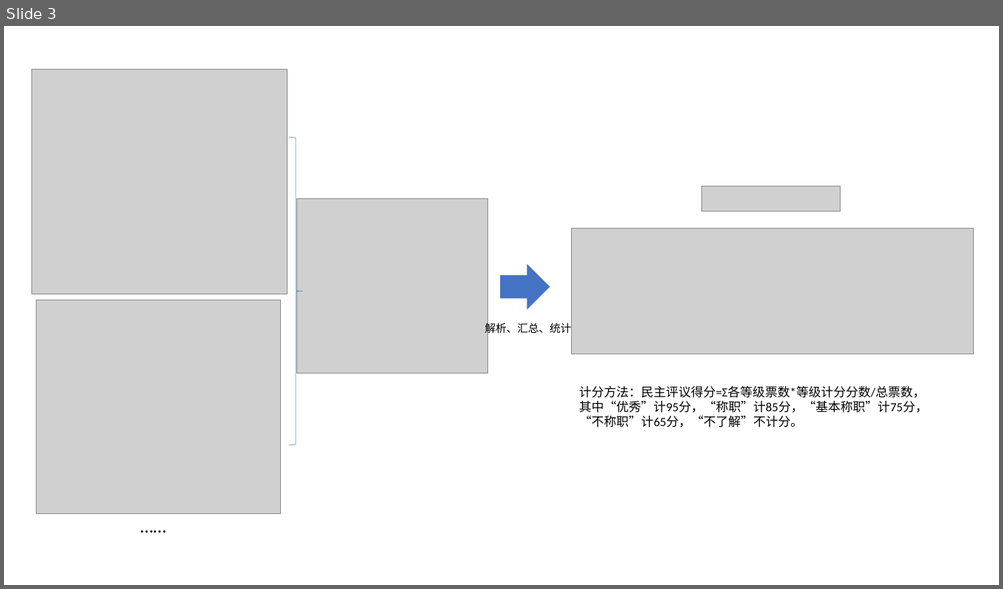
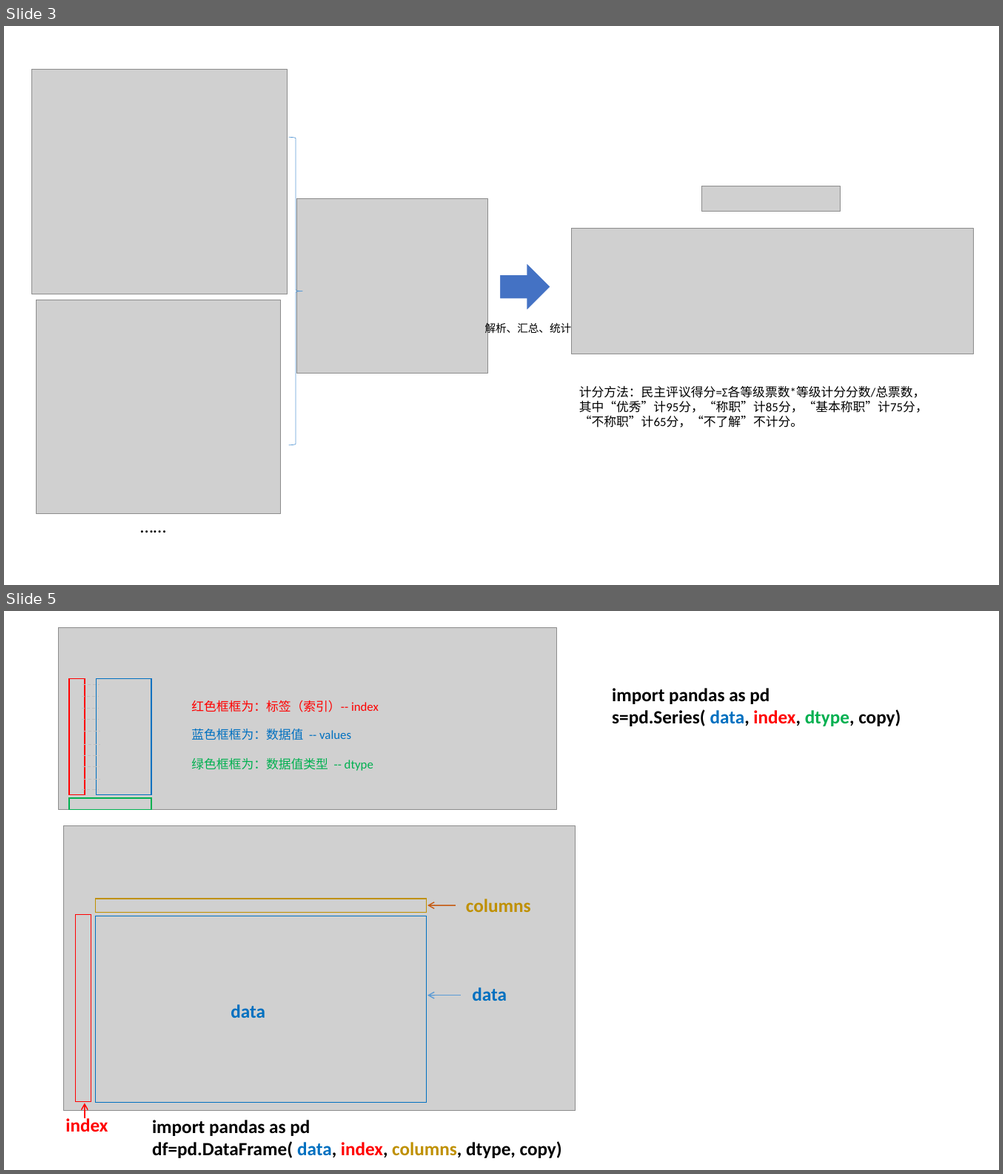
Before and after one commit to xiejava1018/xiejavaimagesrc, a slide deck: images/2022/画图.pptx. Shown one above the other, each under a label of ours: slide 3 before the commit, slides 3 and 5 after it; the slides between them are not shown. The pictures are 1003x589 and 1003x1174 pixels, drawn with LibreOffice and Linux fonts; fonts in the diff are those of the drawing; grey boxes stand for pictures. Boxes give left, top, right and bottom in pixels: in the first picture for what was removed or moved away, otherwise in the second. Text is boxed around its words. In the diff, an @@ line names an element or a change of style, - is before the commit and + after.

```diff
--- a/images/2022/画图.pptx
+++ b/images/2022/画图.pptx
@@ slide 5 added at bbox=[4, 611, 999, 1170], background #FFFFFF @@
@@ line added from (82, 696) to (99, 696), #BFBFBF 0.75 pt dashed @@
@@ line added from (82, 685) to (99, 685), #BFBFBF 0.75 pt dashed @@
@@ text added at bbox=[612, 688, 900, 726], 18 pt, text #000000, bold @@
+import pandas as pd
+s=pd.Series( data, index, dtype, copy)
@@ line added from (82, 708) to (99, 708), #BFBFBF 0.75 pt dashed @@
@@ line added from (82, 719) to (99, 719), #BFBFBF 0.75 pt dashed @@
@@ line added from (83, 731) to (100, 731), #BFBFBF 0.75 pt dashed @@
@@ line added from (82, 756) to (99, 756), #BFBFBF 0.75 pt dashed @@
@@ line added from (83, 744) to (100, 744), #BFBFBF 0.75 pt dashed @@
@@ group added at bbox=[59, 627, 557, 810]: 3 rectangles, 3 texts, 1 picture @@
+红色框框为：标签（索引）-- index
+蓝色框框为：数据值 -- values
+绿色框框为：数据值类型 -- dtype
@@ line added from (82, 767) to (99, 767), #BFBFBF 0.75 pt dashed @@
@@ line added from (83, 780) to (100, 780), #BFBFBF 0.75 pt dashed @@
@@ line added from (82, 790) to (99, 790), #BFBFBF 0.75 pt dashed @@
@@ picture added at bbox=[64, 826, 575, 1111] @@
@@ rectangle added at bbox=[96, 899, 427, 912], outline #BF9000 1 pt @@
@@ text added at bbox=[466, 899, 531, 912], 18 pt, text #BF9000, bold @@
+columns
@@ rectangle added at bbox=[76, 914, 91, 1102], outline #FF0000 1 pt @@
@@ rectangle added at bbox=[96, 916, 427, 1102], outline #0070C0 1 pt @@
@@ arrow added from (455, 906) to (427, 906), #C55A11 1 pt @@
@@ text added at bbox=[472, 988, 506, 1001], 18 pt, text #0070C0, bold @@
+data
@@ text added at bbox=[230, 1005, 265, 1018], 18 pt, text #0070C0, bold @@
+data
@@ arrow added from (461, 996) to (427, 996), #5B9BD5 1 pt @@
@@ text added at bbox=[65, 1117, 108, 1133], 18 pt, text #FF0000, bold @@
+index
@@ arrow added from (85, 1119) to (85, 1103), #FF0000 1 pt @@
@@ text added at bbox=[152, 1120, 562, 1159], 18 pt, text #000000, bold @@
+import pandas as pd
+df=pd.DataFrame( data, index, columns, dtype, copy)
```
Also in this commit, not shown: 13 other files.
